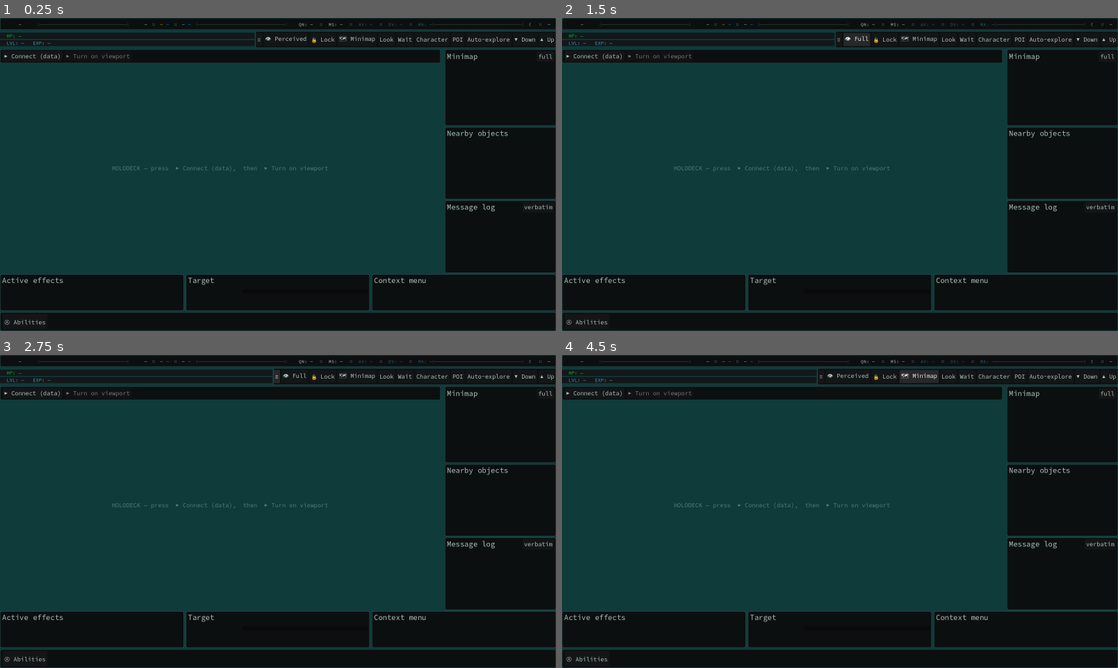
Above: before the commit, frames 1-4 (two rows, left to right).
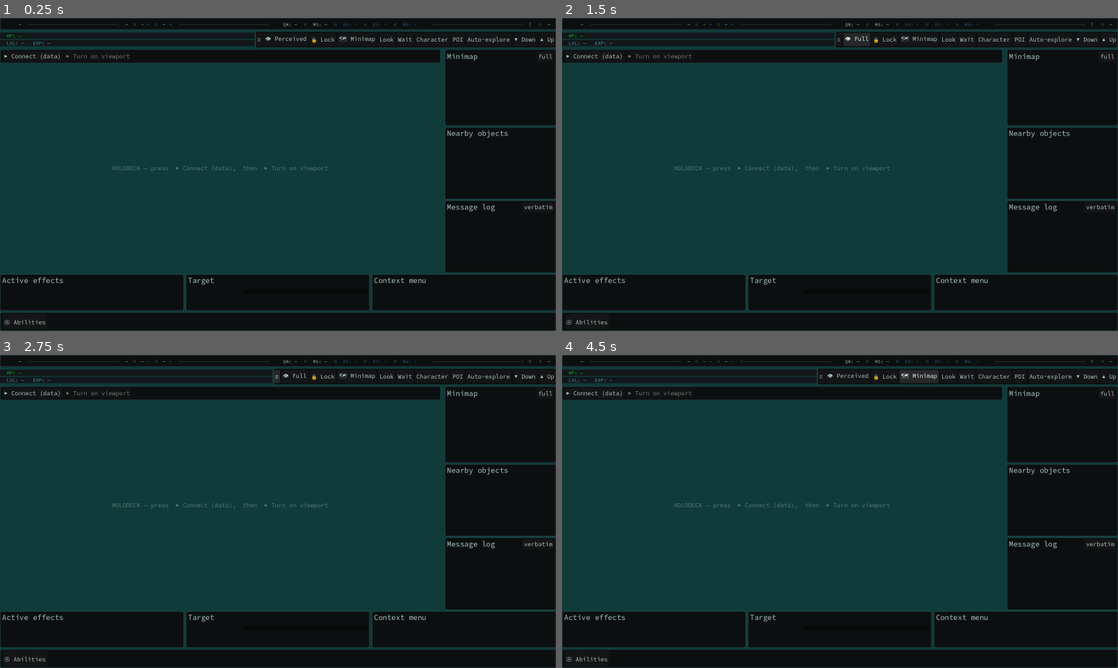
Above: after the commit, the same moments.

Repository: DazzlingDukeOfLazers/raves-of-qud
Game: Godot game, scene res://MainFrame.tscn
Same seed, same stepped clock (60 frames per second), same inputs: the game is played once before the commit and once after it. This scene is started directly instead of the project's main scene.
Inputs:
- Up to frame 1 (0.25 s): no input
- Up to frame 2 (1.5 s): click "≡" at 0.5 s; click "👁 Perceived" at 1.25 s
- Up to frame 3 (2.75 s): click "≡" at 2 s
- Up to frame 4 (4.5 s): click "👁 Full" at 2.75 s; click "🔒 Lock" at 3.5 s; click "🗺 Minimap" at 4.25 s

The runs differ from the first frame. In frame 1, 0.1% of the frame differs, in the area x 5-78%, y 1-3%; in frame 2, 0.1%; in frame 3, 0.1%; in frame 4, 0.1%.

Commit message:
Top bar: even-split layout (adaptive), fixes zone-length regression
The T-group and stats were pinned to fixed fractions of the WINDOW width
(w*0.30 / w*0.66), calibrated against one zone ("Joppa"). A longer zone name
grew the right cluster, which slid left under the fixed stats and collided
sep3 into the middle of them.

Measuring Qud across three zones (Joppa/Rustwell/desert) showed the real
rule: T and stats track the RIGHT CLUSTER's left edge (T = 0.328*Rl exactly),
with the three inter-group gaps equal. _relayout_topbar now splits the slack
into three equal gaps from the live group widths, so any content (zone name,
status word, stat digits) shrinks the gaps evenly instead of colliding.
_place_sep shrinks its fixed box to fit a tight gap. Dropped the fixed % consts.

Verified vs Qud at the live Rustwell zone: T ctr 535 vs 541, stats 1188 vs
1192, gaps 252/278/268 vs 260/273/267. Doc: the "calibrate across content
states / derive relationships not absolute positions" lesson.

Co-Authored-By: Claude Opus 4.8 <noreply@anthropic.com>

Diff:
--- a/godot/MainFrame.gd
+++ b/godot/MainFrame.gd
@@ -77,8 +77,8 @@
 var _sep1: Control
 var _sep2: Control
 var _sep3: Control
-const TOPBAR_T_CENTER := 0.30    # Qud: T-group centred at 30% of the bar
-const TOPBAR_STATS_CENTER := 0.66  # Qud: stats centred at ~66% (fixed-pitch group centre lands on Qud's)
+# T-group & stats are NOT at fixed % of the bar — _relayout_topbar splits the slack into 3 equal gaps
+# (measured: Qud tracks the right cluster, not the window width). See _relayout_topbar.
 const TOPBAR_SEP := 10           # within-group spacing (Qud's :: gaps are looser than our default 6)
 const TOPBAR_TRACKING := 1       # extra glyph spacing — Qud's top bar tracks looser than Source Code Pro
 const STAT_PITCH := 86           # Qud centres each stat on a uniform ~86px grid (not natural text width)
@@ -575,8 +575,12 @@
 	g.mouse_filter = Control.MOUSE_FILTER_IGNORE
 	return g
 
-## Place the four top-row groups: left/right edge-anchored, T-group & stats centred on their Qud %s;
-## then stretch each separator to the live gap between neighbours. Re-run on resize and each snapshot.
+## Place the four top-row groups: [left][gap][T][gap][stats][gap][right] with the THREE gaps EQUAL —
+## the slack split three ways. Left edge-anchored, right cluster right-anchored (~8px inset). Derived by
+## measuring Qud across zone lengths (Joppa/Rustwell/desert): T lands at 0.328×Rl every time and the gaps
+## come out equal. Uses the LIVE group widths, so a longer zone / status word / stat digits just shrinks
+## the gaps evenly instead of colliding (the old fixed w×0.30 / w×0.66 ignored the right cluster and broke
+## when the zone name grew). Re-run on resize and each snapshot.
 func _relayout_topbar() -> void:
 	if _topbar == null or _grp_right == null:
 		return
@@ -588,11 +592,12 @@
 		g.size = g.get_combined_minimum_size()
 		g.position.y = (hh - g.size.y) * 0.5
 	_grp_left.position.x = 0.0
-	_grp_t.position.x = w * TOPBAR_T_CENTER - _grp_t.size.x * 0.5
-	_grp_stats.position.x = w * TOPBAR_STATS_CENTER - _grp_stats.size.x * 0.5
-	# Qud's right cluster ends ~5px inside our bar's right edge (its zone name stops at ~1899, ours would
-	# reach ~1904). Inset it so the disc/::/zone line up with Qud rather than hugging the panel margin.
+	# Right cluster ends ~8px inside the bar's right edge, so its zone name lines up with Qud's.
 	_grp_right.position.x = w - _grp_right.size.x - 8.0
+	# Split the leftover space between left and right into three equal gaps around T and stats.
+	var gap := (_grp_right.position.x - _grp_left.size.x - _grp_t.size.x - _grp_stats.size.x) / 3.0
+	_grp_t.position.x = _grp_left.size.x + gap
+	_grp_stats.position.x = _grp_t.position.x + _grp_t.size.x + gap
 	# Qud's name↔T-group separator is the same fixed-width box (||—————||) as the other two, centred in
 	# the gap — not a line stretched to fill it (which ran ~284px vs Qud's ~260).
 	_place_sep(_sep1, _grp_left, _grp_t, 8.0, 261.0, true)
@@ -607,14 +612,20 @@
 	_place_sep(_sep3, _grp_stats, _grp_right, 16.0, 261.0)
 
 func _place_sep(sep: Control, lg: Control, rg: Control, rpad := 8.0, fixed_w := 0.0, centered := false) -> void:
+	var lend := lg.position.x + lg.size.x
 	var x0: float
+	var x1: float
 	if fixed_w > 0.0 and centered:
-		x0 = (lg.position.x + lg.size.x + rg.position.x) * 0.5 - fixed_w * 0.5   # float centred in the gap
+		var fw := minf(fixed_w, maxf(4.0, (rg.position.x - lend) - 12.0))   # shrink to fit a tight gap
+		var mid := (lend + rg.position.x) * 0.5
+		x0 = mid - fw * 0.5
+		x1 = mid + fw * 0.5
 	elif fixed_w > 0.0:
-		x0 = (rg.position.x - rpad) - fixed_w                                     # anchored to the right end
+		x1 = rg.position.x - rpad                                            # anchored to the right end
+		x0 = x1 - minf(fixed_w, maxf(4.0, (x1 - lend) - 6.0))
 	else:
-		x0 = lg.position.x + lg.size.x + 8.0                                      # stretch to fill the gap
-	var x1 := (x0 + fixed_w) if fixed_w > 0.0 else (rg.position.x - rpad)
+		x0 = lend + 8.0                                                      # stretch to fill the gap
+		x1 = rg.position.x - rpad
 	sep.size = Vector2(maxf(2.0, x1 - x0), sep.get_combined_minimum_size().y)
 	sep.position = Vector2(x0, (_topbar.size.y - sep.size.y) * 0.5)
 
Not shown, changed: docs/decisions/1to1-measurement-and-layout.md
